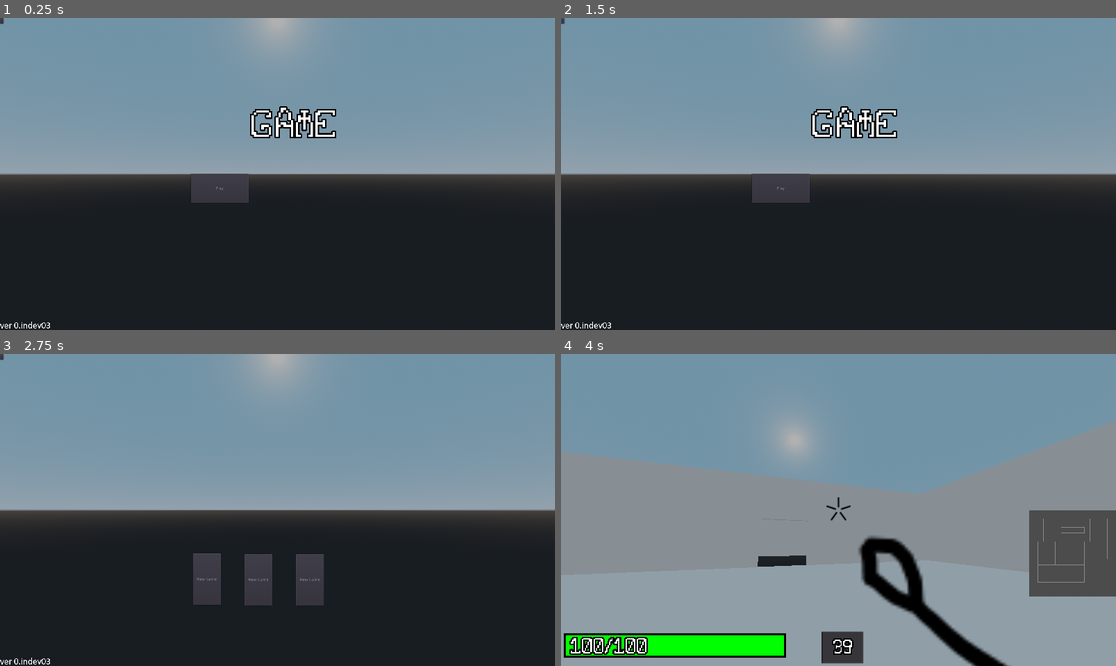
Above: before the commit, frames 1-4 (two rows, left to right).
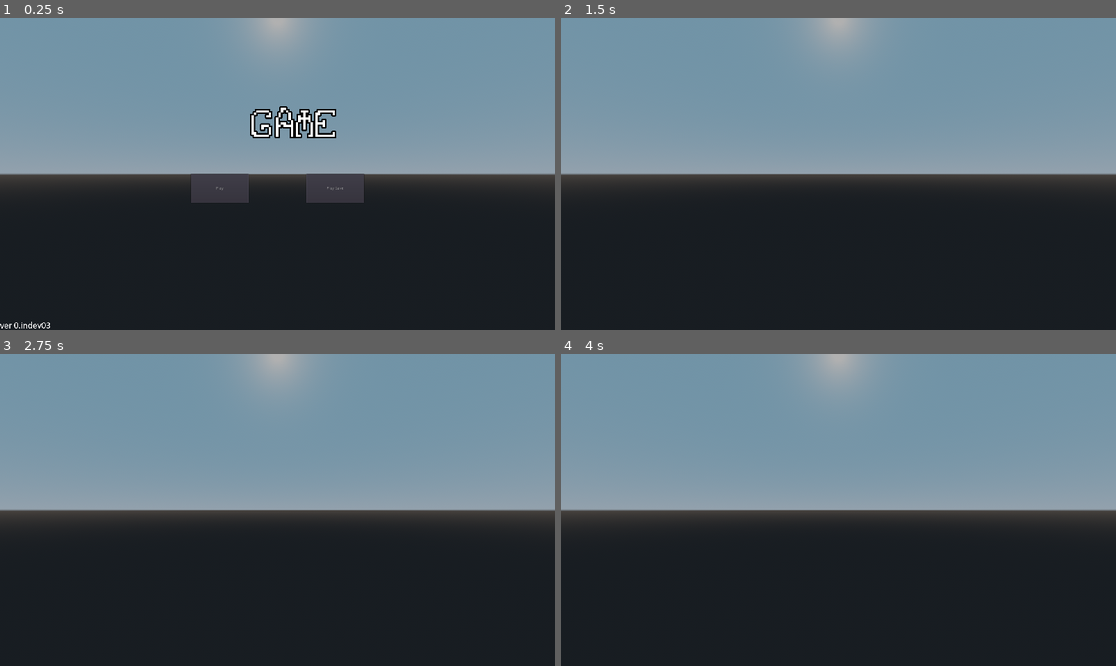
Above: after the commit, the same moments.

Repository: gc-27/Untitled_Proj_Game
Game: Godot game, scene res://Game Assets/world.tscn
Same seed, same stepped clock (60 frames per second), same inputs: the game is played once before the commit and once after it. The engine's default icon, where the game draws it, is replaced by a stand-in: a white triangle on a blue panel in a dark square.
Inputs (mouse positions are in pixels of both pictures, inside the frame that each line leads up to):
- Up to frame 1 (0.25 s): no input
- Up to frame 2 (1.5 s): click (561, 21) at 0.52 s; click (894, 189) at 1.25 s, where only the run after the commit has a clickable "Play Save"
- Up to frame 3 (2.75 s): click (222, 525) at 2 s, where only the run before the commit has a clickable "Play"
- Up to frame 4 (4 s): click (766, 578) at 2.75 s, where only the run before the commit has a clickable "New Game"; move the mouse to (866, 510) at 3.52 s; hold W (wiz_forward) from 3.53 s (still down); tap Q (technique) at 3.6 s; tap Space (jump) at 3.77 s

The runs differ from the first frame. In frame 1, 0.7% of the frame differs, in the area x 0-66%, y 0-60%; in frame 2, 1.8%; in frame 3, 2.6%; in frame 4, 51%, in the area x 0-100%, y 0-100%.

Commit message:
Revert "coding"
This reverts commit 17e694272050b0dff63e87958f56776d7af4e402.

Diff:
--- a/Game Assets/Main Menu/menu.tscn
+++ b/Game Assets/Main Menu/menu.tscn
@@ -17,7 +17,6 @@
 [node name="Control" type="Control"]
 anchor_right = 1.0
 anchor_bottom = 1.0
-script = ExtResource( 1 )
 
 [node name="Play Button" type="Button" parent="."]
 margin_left = 660.0
@@ -25,6 +24,15 @@
 margin_right = 860.0
 margin_bottom = 640.0
 text = "Play"
+script = ExtResource( 1 )
+
+[node name="Play Save Button" type="Button" parent="."]
+margin_left = 1060.0
+margin_top = 540.0
+margin_right = 1260.0
+margin_bottom = 640.0
+text = "Play Save"
+script = ExtResource( 1 )
 
 [node name="Title" type="RichTextLabel" parent="."]
 anchor_right = 0.112
@@ -47,37 +55,5 @@
 text = "ver 0.indev03"
 scroll_active = false
 
-[node name="BackButton" type="Button" parent="."]
-margin_right = 12.0
-margin_bottom = 20.0
-
-[node name="SaveButtons" type="Control" parent="."]
-visible = false
-margin_right = 40.0
-margin_bottom = 40.0
-
-[node name="SaveButton1" type="Button" parent="SaveButtons"]
-margin_left = 667.0
-margin_top = 691.0
-margin_right = 764.0
-margin_bottom = 869.0
-text = "Save 1"
-
-[node name="SaveButton2" type="Button" parent="SaveButtons"]
-margin_left = 846.0
-margin_top = 693.0
-margin_right = 943.0
-margin_bottom = 871.0
-text = "Save 2"
-
-[node name="SaveButton3" type="Button" parent="SaveButtons"]
-margin_left = 1024.0
-margin_top = 693.0
-margin_right = 1121.0
-margin_bottom = 871.0
-text = "Save 3"
-
-[connection signal="pressed" from="Play Button" to="." method="_on_Play_Button_pressed"]
-[connection signal="pressed" from="SaveButtons/SaveButton1" to="." method="_on_SaveButton1_pressed"]
-[connection signal="pressed" from="SaveButtons/SaveButton2" to="." method="_on_SaveButton2_pressed"]
-[connection signal="pressed" from="SaveButtons/SaveButton3" to="." method="_on_SaveButton3_pressed"]
+[connection signal="pressed" from="Play Button" to="Play Button" method="_on_Play_Button_pressed"]
+[connection signal="pressed" from="Play Save Button" to="Play Button" method="_on_Play_Save_Button_pressed"]
--- a/Game Assets/Main Menu/playbutton.gd
+++ b/Game Assets/Main Menu/playbutton.gd
@@ -1,61 +1,14 @@
-extends Control
-
-var save_1_exists
-var save_2_exists
-var save_3_exists
-
-var previous_menus = []
-var current_menu
-
-
+extends Button
 
 
 func _ready():
 	pass
 
 func _on_Play_Button_pressed():
-	$Title.hide()
-	$"Play Button".hide()
-	$SaveButtons.show()
-	var save_game = File.new()
+	owner.hide()
+	global.start_game()
 
-	save_1_exists = save_game.file_exists("user://savegame1.save")
-	$SaveButtons/SaveButton1.text = "Load Game" if save_1_exists else "New Game"
-
-	save_2_exists = save_game.file_exists("user://savegame2.save")
-	$SaveButtons/SaveButton2.text = "Load Game" if save_2_exists else "New Game"
-
-	save_3_exists = save_game.file_exists("user://savegame3.save")
-	$SaveButtons/SaveButton3.text = "Load Game" if save_3_exists else "New Game"
-
-
-
-
-
-
-func _on_SaveButton1_pressed():
-	hide()
-	global.save_file = 1
-	if save_1_exists:
-		global.loading_from_save = true
-		global.load_game()
-	else:
-		global.start_game()
-
-func _on_SaveButton2_pressed():
-	hide()
-	global.save_file = 2
-	if save_2_exists:
-		global.loading_from_save = true
-		global.load_game()
-	else:
-		global.start_game()
-
-func _on_SaveButton3_pressed():
-	hide()
-	global.save_file = 3
-	if save_3_exists:
-		global.loading_from_save = true
-		global.load_game()
-	else:
-		global.start_game()
+func _on_Play_Save_Button_pressed():
+	owner.hide()
+	global.loading_from_save = true
+	global.load_game()
--- a/Game Assets/Rooms/generation/levelgeneration.gd
+++ b/Game Assets/Rooms/generation/levelgeneration.gd
@@ -114,7 +114,6 @@
 func generate():
 	gen_room_pos = Vector3(0,0,0)
 	gen_room = global.read_json("res://Data/rooms_data/difficulty_null.json").starting_room
-	room_name = "starting_room"
 	for i in room_count:
 		randomize()
 		checkerN.transform.origin = Vector3(gen_room_pos.x + side_origins.N[0],0,gen_room_pos.z+ side_origins.N[2])
--- a/Game Assets/Rooms/generation/roomcheck.tscn
+++ b/Game Assets/Rooms/generation/roomcheck.tscn
@@ -4,7 +4,7 @@
 
 [sub_resource type="BoxShape" id=1]
 
-[node name="area" type="Spatial" groups=["checkers"]]
+[node name="area" type="Spatial"]
 
 [node name="Area" type="Area" parent="."]
 
--- a/Game Assets/Rooms/generation/roomspawner.gd
+++ b/Game Assets/Rooms/generation/roomspawner.gd
@@ -14,7 +14,8 @@
 			spawn.dead = enemy.dead
 			spawn.transform.origin = Vector3(enemy.pos_x, enemy.pos_y, enemy.pos_z)
 			room.enemies.append(spawn)
-
+		if room.enemies == []:
+			room.room_cleared = true
 
 func parse_pickup_data(pickupdat):
 	for pickup in pickupdat:
--- a/Game Assets/Rooms/roomscript.gd
+++ b/Game Assets/Rooms/roomscript.gd
@@ -1,17 +1,16 @@
 extends Node
 
 var room_id
-var room_cleared = false
+var room_cleared
 var enemies = []
 var pickups = []
 var valid_sides = []
 var room_type
-var ready
 var doors = {
-	"North": null,
-	"East": null,
-	"South": null,
-	"West": null,
+	"N": null,
+	"E": null,
+	"S": null,
+	"W": null,
 }
 var room_number
 
@@ -20,39 +19,16 @@
 
 func _ready():
 	if valid_sides.find('N') != -1:
-		var north_check = load('res://Game Assets/Rooms/generation/roomcheck.tscn').instance()
-		north_check.transform.origin = Vector3(0, 0, -80)
-		north_check.script = load('res://Game Assets/Rooms/sidecheck.gd')
-		north_check.v = "North"
-		add_child(north_check)
+		doors.N = $"Navigation/NavMesh/Walls/North Wall/Cutout"
 	if valid_sides.find('E') != -1:
-		var east_check = load('res://Game Assets/Rooms/generation/roomcheck.tscn').instance()
-		east_check.transform.origin = Vector3(80, 0, 0)
-		east_check.script = load('res://Game Assets/Rooms/sidecheck.gd')
-		east_check.v = "East"
-		add_child(east_check)
+		doors.E = $"Navigation/NavMesh/Walls/East Wall/Cutout"
 	if valid_sides.find('S') != -1:
-		var south_check = load('res://Game Assets/Rooms/generation/roomcheck.tscn').instance()
-		south_check.transform.origin = Vector3(0, 0, 80)
-		south_check.script = load('res://Game Assets/Rooms/sidecheck.gd')
-		south_check.v = "South"
-		add_child(south_check)
+		doors.S = $"Navigation/NavMesh/Walls/South Wall/Cutout"
 	if valid_sides.find('W') != -1:
-		var west_check = load('res://Game Assets/Rooms/generation/roomcheck.tscn').instance()
-		west_check.transform.origin = Vector3(-80, 0, 0)
-		west_check.script = load('res://Game Assets/Rooms/sidecheck.gd')
-		west_check.v = "West"
-		add_child(west_check)
-	global.timer.wait_time = .1
-	global.timer.start()
-	yield(global.timer, "timeout")
-	ready = true
-	if room_type == "starting_room":
-		print(doors)
-	change_doors(2)
+		doors.W = $"Navigation/NavMesh/Walls/West Wall/Cutout"
+	change_doors(0)
 
 func start_room():
-	room_cleared = false
 	change_doors(0)
 	global.player.current_room_id = room_id
 	global.player.current_room = self
@@ -68,21 +44,17 @@
 
 
 func _process(_delta):
-	if ready:
-		if enemies == [] and not room_cleared:
+	if not room_cleared:
+		if global.player.current_room_id == room_id:
+			for enemy in enemies:
+				if not enemy.dead:
+					return
 			clear_room()
-		if not room_cleared:
-			if global.player.current_room_id == room_id:
-				for enemy in enemies:
-					if not enemy.dead:
-						return
-				clear_room()
 
 func clear_room():
-	room_cleared = true
-	change_doors(2)
 	enemies = []
 	spawn_pickups()
+	room_cleared = true
 	global.save_game()
 
 func save():
--- a/Game Assets/Rooms/roomtrigger.gd
+++ b/Game Assets/Rooms/roomtrigger.gd
@@ -7,6 +7,3 @@
 	if body == global.player:
 		if not owner.room_cleared and body.current_room_id != owner.room_id:
 			owner.start_room()
-		else:
-			body.current_room_id = owner.room_id
-			body.current_room = owner
--- a/Game Assets/Rooms/sidecheck.gd
+++ b/Game Assets/Rooms/sidecheck.gd
@@ -1,16 +1,9 @@
 extends Spatial
 
 var v
-var door
-
-func _ready():
-	door = get_parent().get_node("Navigation").get_node("NavMesh").get_node("Walls").get_node("%s Wall" %v).get_node("Cutout")
-	door.operation = 0
-
 
 func _on_Area_body_entered(body):
 	if body.owner != null:
 		if body.owner.is_in_group("Rooms"):
-			if body.owner.room_id != get_parent().room_id:
-				get_parent().doors[v] = door
-				pass
+			get_parent().doors.remove(v)
+			pass
--- a/Game Assets/Rooms/tunnel_ew/room.tscn
+++ b/Game Assets/Rooms/tunnel_ew/room.tscn
@@ -1,8 +1,7 @@
-[gd_scene load_steps=8 format=2]
+[gd_scene load_steps=6 format=2]
 
 [ext_resource path="res://Game Assets/Rooms/roomscript.gd" type="Script" id=1]
 [ext_resource path="res://Game Assets/Rooms/doorcheck.gd" type="Script" id=2]
-[ext_resource path="res://Game Assets/Rooms/roomtrigger.gd" type="Script" id=3]
 
 [sub_resource type="NavigationMesh" id=2]
 vertices = PoolVector3Array( -10, 20.5, 29.75, -9.75, 20.5, 39.5, -9.75, 20.5, 29.5, -9.75, 20.5, -30.25, -10, 20.5, -3 …(1250 unchanged characters)…
@@ -13,9 +12,6 @@
 
 [sub_resource type="BoxShape" id=3]
 extents = Vector3( 5, 5, 10 )
-
-[sub_resource type="BoxShape" id=4]
-extents = Vector3( 8, 10, 38 )
 
 [node name="Room" type="Spatial" groups=["Persist", "Rooms"]]
 script = ExtResource( 1 )
@@ -116,16 +112,5 @@
 [node name="CollisionShape" type="CollisionShape" parent="DoorTriggers/WTrigger"]
 shape = SubResource( 3 )
 
-[node name="RoomTrigger" type="Spatial" parent="."]
-transform = Transform( -4.37114e-08, 0, 1, 0, 1, 0, -1, 0, -4.37114e-08, 0, 0, 0 )
-script = ExtResource( 3 )
-
-[node name="Trigger" type="Area" parent="RoomTrigger"]
-transform = Transform( 1, 0, 0, 0, 1, 0, 0, 0, 1, 0, 10, 0 )
-
-[node name="Collision" type="CollisionShape" parent="RoomTrigger/Trigger"]
-shape = SubResource( 4 )
-
 [connection signal="body_entered" from="DoorTriggers/ETrigger" to="DoorTriggers" method="_on_ETrigger_body_entered"]
 [connection signal="body_entered" from="DoorTriggers/WTrigger" to="DoorTriggers" method="_on_WTrigger_body_entered"]
-[connection signal="body_entered" from="RoomTrigger/Trigger" to="RoomTrigger" method="_on_Trigger_body_entered"]
--- a/Game Assets/Rooms/tunnel_ns/room.tscn
+++ b/Game Assets/Rooms/tunnel_ns/room.tscn
@@ -1,8 +1,7 @@
-[gd_scene load_steps=8 format=2]
+[gd_scene load_steps=6 format=2]
 
 [ext_resource path="res://Game Assets/Rooms/roomscript.gd" type="Script" id=1]
 [ext_resource path="res://Game Assets/Rooms/roomtrigger.gd" type="Script" id=2]
-[ext_resource path="res://Game Assets/Rooms/doorcheck.gd" type="Script" id=3]
 
 [sub_resource type="NavigationMesh" id=2]
 vertices = PoolVector3Array( -10, 20.5, 29.75, -9.75, 20.5, 39.5, -9.75, 20.5, 29.5, -9.75, 20.5, -30.25, -10, 20.5, -3 …(1250 unchanged characters)…
@@ -13,9 +12,6 @@
 
 [sub_resource type="BoxShape" id=3]
 extents = Vector3( 8, 10, 38 )
-
-[sub_resource type="BoxShape" id=4]
-extents = Vector3( 5, 5, 10 )
 
 [node name="Room" type="Spatial" groups=["Persist", "Rooms"]]
 script = ExtResource( 1 )
@@ -108,21 +104,4 @@
 [node name="Collision" type="CollisionShape" parent="RoomTrigger/Trigger"]
 shape = SubResource( 3 )
 
-[node name="DoorTriggers" type="Spatial" parent="."]
-script = ExtResource( 3 )
-
-[node name="ETrigger" type="Area" parent="DoorTriggers"]
-transform = Transform( 1, 0, 0, 0, 1, 0, 0, 0, 1, 0, 5, -40 )
-
-[node name="CollisionShape" type="CollisionShape" parent="DoorTriggers/ETrigger"]
-shape = SubResource( 4 )
-
-[node name="WTrigger" type="Area" parent="DoorTriggers"]
-transform = Transform( 1, 0, 0, 0, 1, 0, 0, 0, 1, 0, 5, 40 )
-
-[node name="CollisionShape" type="CollisionShape" parent="DoorTriggers/WTrigger"]
-shape = SubResource( 4 )
-
 [connection signal="body_entered" from="RoomTrigger/Trigger" to="RoomTrigger" method="_on_Trigger_body_entered"]
-[connection signal="body_entered" from="DoorTriggers/ETrigger" to="DoorTriggers" method="_on_ETrigger_body_entered"]
-[connection signal="body_entered" from="DoorTriggers/WTrigger" to="DoorTriggers" method="_on_WTrigger_body_entered"]
--- a/Game Assets/global.gd
+++ b/Game Assets/global.gd
@@ -4,7 +4,7 @@
 
 var player = ""
 var counter = 0
-var testing = false
+var testing = true
 var save_file = 1
 onready var world = get_parent().get_node("World")
 onready var timer = $Timer
@@ -88,15 +88,14 @@
 		for r in global.read_json("res://Data/rooms_data/difficulty_null.json"):
 			if r == "test":
 				room_name = r
-		room_spawner.spawn_room(gen_room, gen_room_pos, room_name)
+		var room = room_spawner.spawn_room(gen_room, gen_room_pos, room_name)
 		gen_room_pos = Vector3(0,0,80)
 		gen_room = global.read_json("res://Data/rooms_data/difficulty_null.json").test
 		for r in global.read_json("res://Data/rooms_data/difficulty_null.json"):
 			if r == "test":
 				room_name = r
-		room_spawner.spawn_room(gen_room, gen_room_pos, room_name)
+		room = room_spawner.spawn_room(gen_room, gen_room_pos, room_name)
 	Input.set_mouse_mode(Input.MOUSE_MODE_CAPTURED)
-	save_game()
 
 
 func scale_array(array):
--- a/Game Assets/world.gd
+++ b/Game Assets/world.gd
@@ -2,8 +2,8 @@
 
 
 func _ready():
-	var menu = load("res://Game Assets/Main Menu/menu.tscn").instance()
-	add_child(menu)
+	var gui = load("res://Game Assets/Main Menu/menu.tscn").instance()
+	add_child(gui)
 
 
 
--- a/Player Assets/HUD/minimapcamera.gd
+++ b/Player Assets/HUD/minimapcamera.gd
@@ -4,8 +4,8 @@
 
 # Called when the node enters the scene tree for the first time.
 func _process(_delta):
-	transform.origin.x = global.player.current_room.transform.origin.x
-	transform.origin.z = global.player.current_room.transform.origin.z
+	#transform.origin.x = global.player.current_room.transform.origin.x
+	#transform.origin.z = global.player.current_room.transform.origin.z
 	pass
 
 
--- a/Player Assets/player.gd
+++ b/Player Assets/player.gd
@@ -36,7 +36,7 @@
 
 
 var weapon = "default"
-var player_class = "magician"
+var player_class = "archmage"
 var cooldown = load("res://player assets/cooldown.gd")
 var primary_cooldown
 
